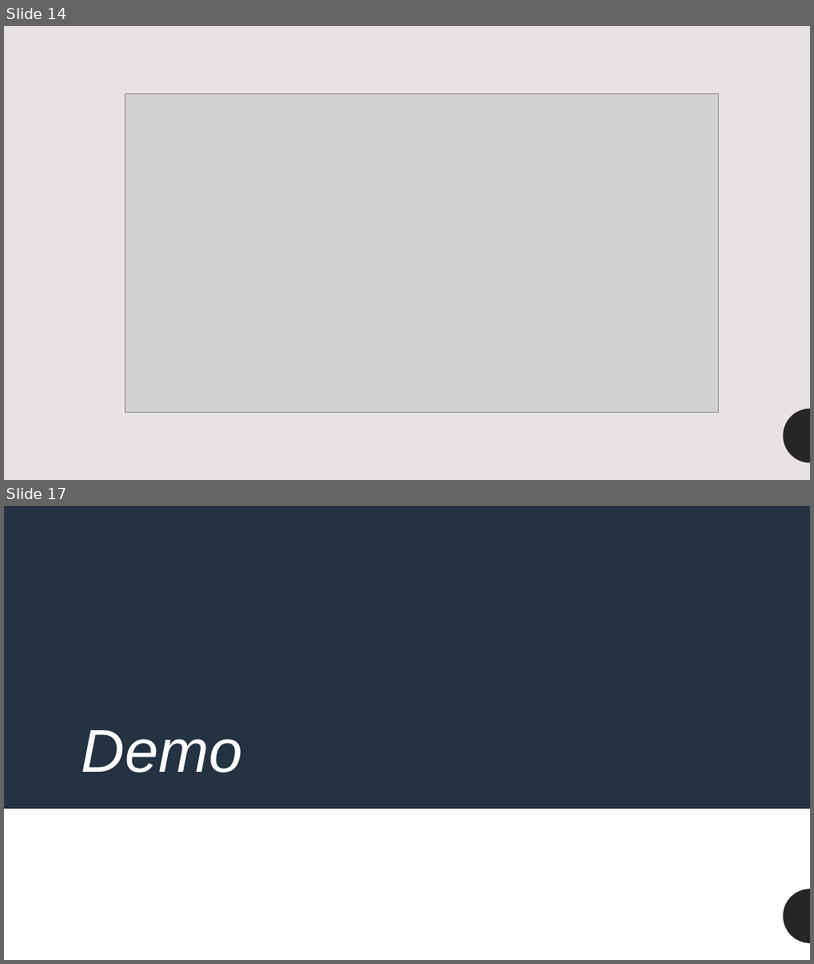
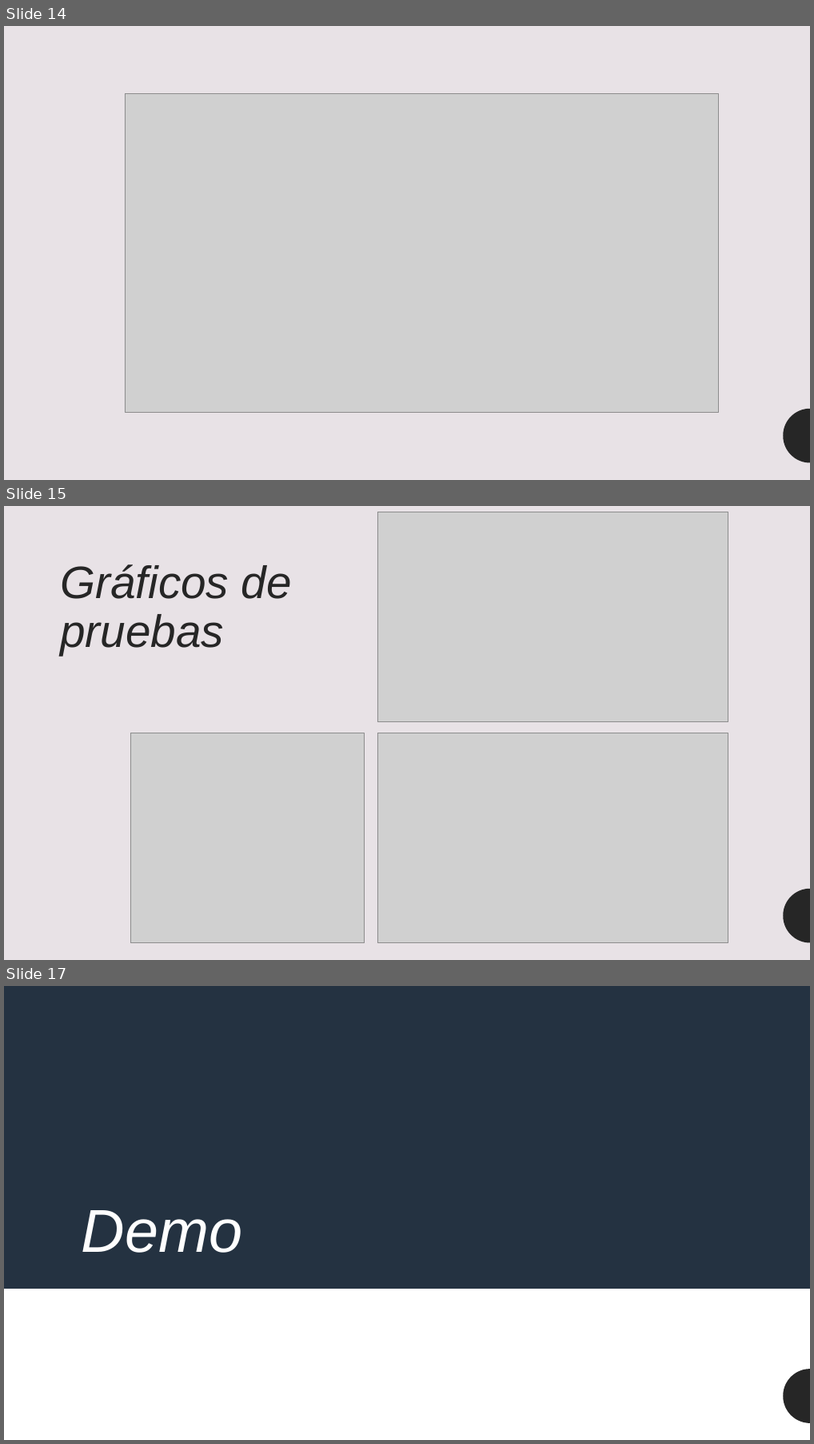
Before and after one commit to Bastian-Bouffanais/capstone_inmobiliapp, a slide deck: Fase 3/Evidencias Grupales/Presentación final del Proyecto.pptx. Shown one above the other, each under a label of ours: slides 14 and 17 before the commit, slides 14, 15 and 17 after it; the slides between them are not shown. The pictures are 814x964 and 814x1444 pixels, drawn with LibreOffice and Linux fonts; fonts in the diff are those of the drawing; grey boxes stand for pictures. Boxes give left, top, right and bottom in pixels: in the first picture for what was removed or moved away, otherwise in the second. Text is boxed around its words. In the diff, an @@ line names an element or a change of style, - is before the commit and + after.

```diff
--- a/Fase 3/Evidencias Grupales/Presentación final del Proyecto.pptx
+++ b/Fase 3/Evidencias Grupales/Presentación final del Proyecto.pptx
@@ slide 15 added at (4,506,810,960), background #E8E2E6; not listed: 1 template element that a slide beside it also shows @@
@@ picture added at (378,512,729,722) @@
@@ title added at (60,564,292,655), 54 pt, text #262626, italic @@
+Gráficos de pruebas
@@ picture added at (130,733,364,943) @@
@@ picture added at (378,733,729,943) @@
```
Also in this commit, not shown: 5 slides changed, 1 other slide added, 2 slides removed.
